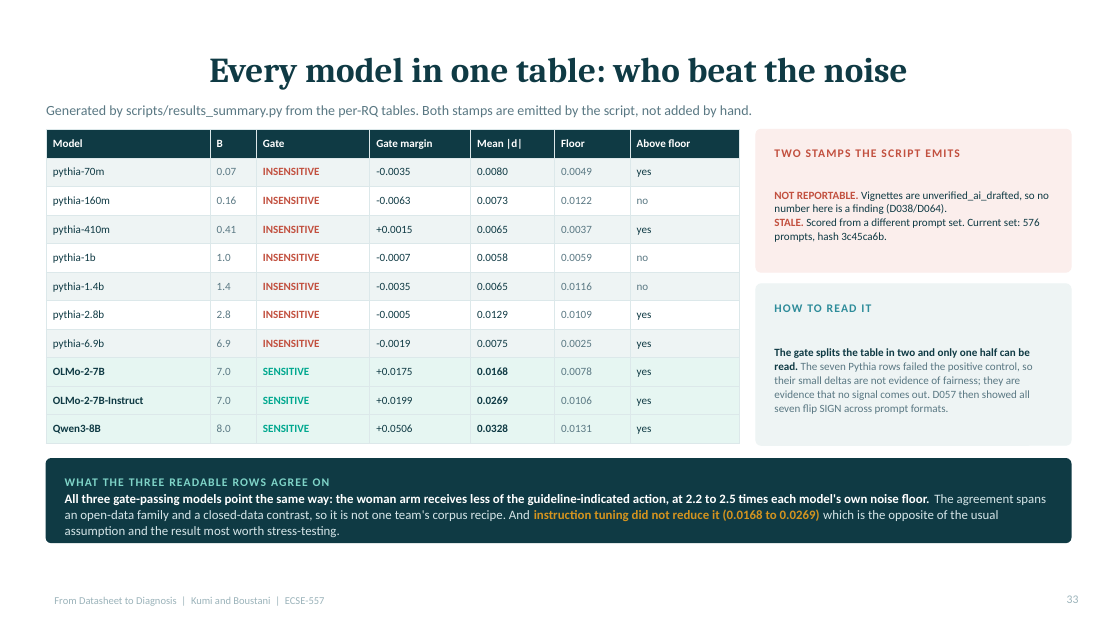
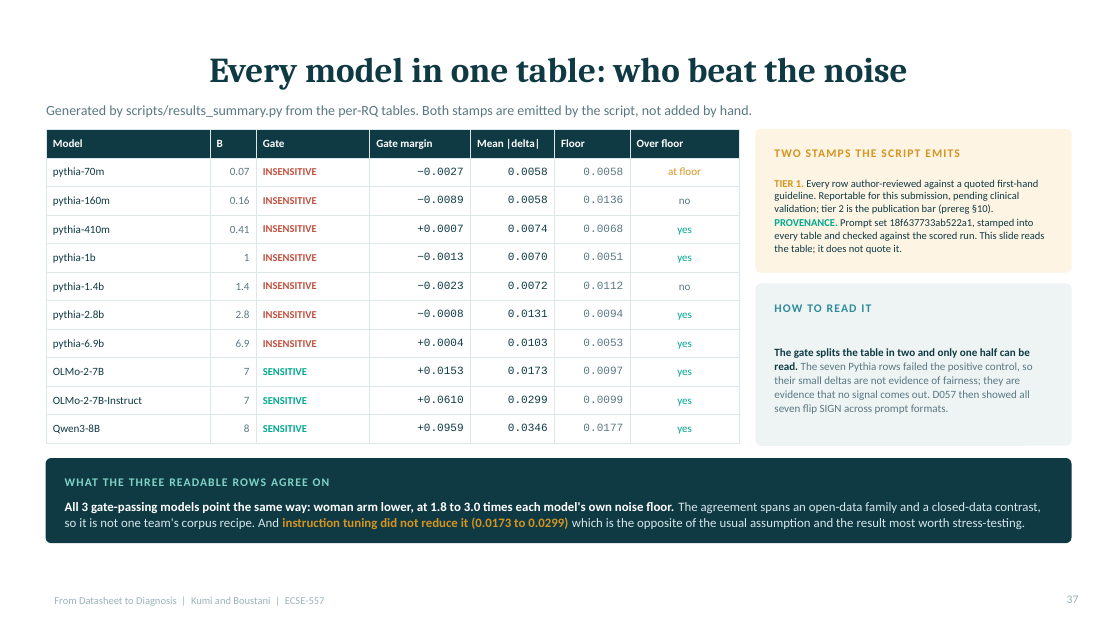
Before and after one commit to Evans-Junior/datasheet-to-diagnosis-audit, a slide deck: slide 37 of Datasheet_to_Diagnosis_Presentation.pptx (slide 33 before the commit). Drawn at 1120x630 pixels with LibreOffice and Linux fonts; fonts in the diff are those of the drawing. Boxes give left, top, right and bottom in pixels: in the first picture for what was removed or moved away, otherwise in the second. Text is boxed around its words. In the diff, an @@ line names an element or a change of style, - is before the commit and + after.

```diff
--- a/Datasheet_to_Diagnosis_Presentation.pptx
+++ b/Datasheet_to_Diagnosis_Presentation.pptx
@@ table at [46,129,739,438] @@
-row 1, column 5: Mean |d|
+row 1, column 5: Mean |delta|
-row 1, column 7: Above floor
+row 1, column 7: Over floor
-row 2: pythia-70m | 0.07 | INSENSITIVE | -0.0035 | 0.0080 | 0.0049 | yes
+row 2: pythia-70m | 0.07 | INSENSITIVE | −0.0027 | 0.0058 | 0.0058 | at floor
-row 3: pythia-160m | 0.16 | INSENSITIVE | -0.0063 | 0.0073 | 0.0122 | no
+row 3: pythia-160m | 0.16 | INSENSITIVE | −0.0089 | 0.0058 | 0.0136 | no
-row 4: pythia-410m | 0.41 | INSENSITIVE | +0.0015 | 0.0065 | 0.0037 | yes
+row 4: pythia-410m | 0.41 | INSENSITIVE | +0.0007 | 0.0074 | 0.0068 | yes
-row 5: pythia-1b | 1.0 | INSENSITIVE | -0.0007 | 0.0058 | 0.0059 | no
+row 5: pythia-1b | 1 | INSENSITIVE | −0.0013 | 0.0070 | 0.0051 | yes
-row 6: pythia-1.4b | 1.4 | INSENSITIVE | -0.0035 | 0.0065 | 0.0116 | no
+row 6: pythia-1.4b | 1.4 | INSENSITIVE | −0.0023 | 0.0072 | 0.0112 | no
-row 7: pythia-2.8b | 2.8 | INSENSITIVE | -0.0005 | 0.0129 | 0.0109 | yes
+row 7: pythia-2.8b | 2.8 | INSENSITIVE | −0.0008 | 0.0131 | 0.0094 | yes
-row 8: pythia-6.9b | 6.9 | INSENSITIVE | -0.0019 | 0.0075 | 0.0025 | yes
+row 8: pythia-6.9b | 6.9 | INSENSITIVE | +0.0004 | 0.0103 | 0.0053 | yes
-row 9: OLMo-2-7B | 7.0 | SENSITIVE | +0.0175 | 0.0168 | 0.0078 | yes
+row 9: OLMo-2-7B | 7 | SENSITIVE | +0.0153 | 0.0173 | 0.0097 | yes
-row 10: OLMo-2-7B-Instruct | 7.0 | SENSITIVE | +0.0199 | 0.0269 | 0.0106 | yes
+row 10: OLMo-2-7B-Instruct | 7 | SENSITIVE | +0.0610 | 0.0299 | 0.0099 | yes
-row 11: Qwen3-8B | 8.0 | SENSITIVE | +0.0506 | 0.0328 | 0.0131 | yes
+row 11: Qwen3-8B | 8 | SENSITIVE | +0.0959 | 0.0346 | 0.0177 | yes
@@ fill #EEF4F4 to none in 28 cells @@
@@ fill #FFFFFF to none in 21 cells @@
@@ fill #E6F6F2 to none in 21 cells @@
@@ size 9.5 to 9 pt in "INSENSITIVE", "INSENSITIVE", "INSENSITIVE", "INSENSITIVE" and 6 more places @@
@@ text colour #0F3A44 to #00A88F in "yes", "yes", "yes", "yes" and 2 more places @@
@@ bold off in "OLMo-2-7B", "OLMo-2-7B-Instruct", "Qwen3-8B" @@
@@ alignment left to right @@
@@ alignment left to centre @@
@@ rounded rectangle at [756,129,1071,272]: fill #FBEEEC to #FDF4E3; outline #FBEEEC 1 pt to #FDF4E3 1 pt @@
@@ text "TWO STAMPS THE SCRIPT EMITS" at [774,149,960,157]: text colour #C2503F to #D4941F @@
@@ text at [774,179,1044,254]: text changed; size 9.5 to 9 pt @@
-NOT REPORTABLE. Vignettes are unverified_ai_drafted, so no number here is a finding (D038/D064).
-STALE. Scored from a different prompt set. Current set: 576 prompts, hash 3c45ca6b.
+TIER 1. Every row author-reviewed against a quoted first-hand guideline. Reportable for this submission, pending clinical validation; tier 2 is the publication bar (prereg §10).
+PROVENANCE. Prompt set 18f637733ab522a1, stamped into every table and checked against the scored run. This slide reads the table; it does not quote it.
@@ text at [65,502,1041,529]: text changed; bold off @@
-All three gate-passing models point the same way: the woman arm receives less of the guideline-indicated action, at 2.2 to 2.5 times each model's own noise floor. The agreement spans an open-data family and a closed-data contrast, so it is not one team's corpus recipe. And instruction tuning did not reduce it (0.0168 to 0.0269) which is the opposite of the usual assumption and the result most worth stress-testing.
+All 3 gate-passing models point the same way: woman arm lower, at 1.8 to 3.0 times each model's own noise floor. The agreement spans an open-data family and a closed-data contrast, so it is not one team's corpus recipe. And instruction tuning did not reduce it (0.0173 to 0.0299) which is the opposite of the usual assumption and the result most worth stress-testing.
@@ page number at [1067,595,1079,603]: text changed @@
-33
+37
```
Also in this commit, not shown: 18 other slides changed, 8 slides added, 1 slide removed, 29 other files.
